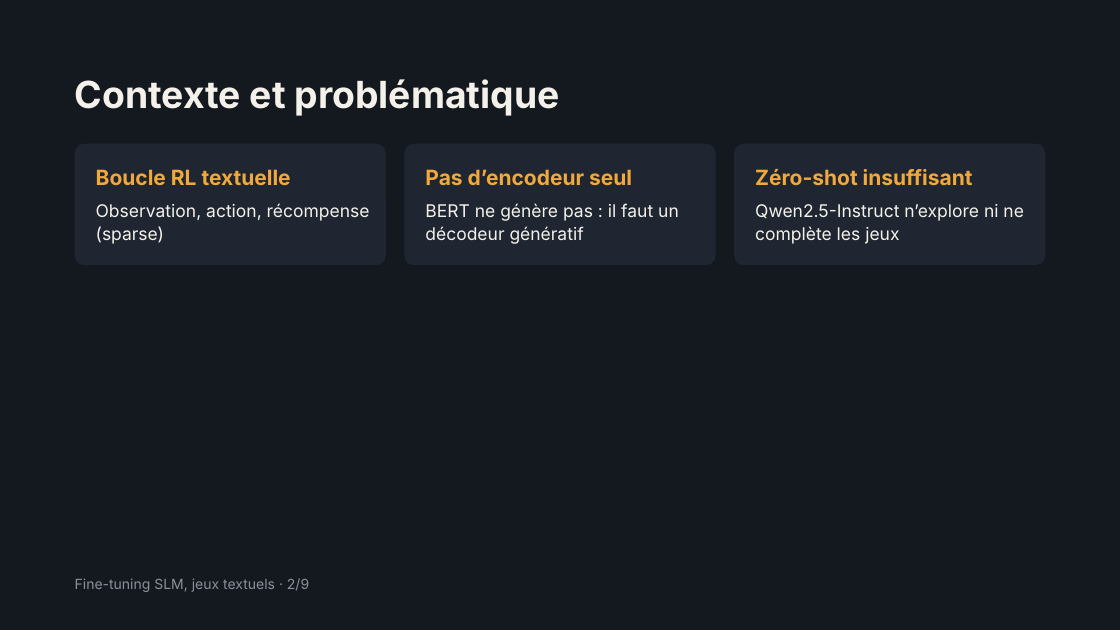
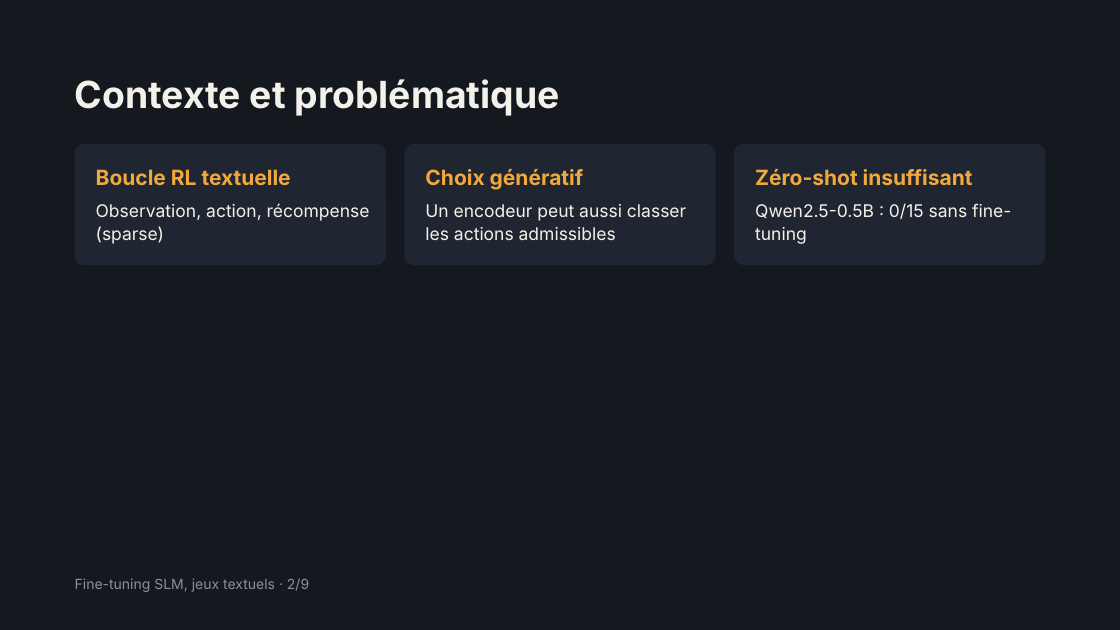
Before and after one commit to TheJollyCrabTheorist/text-game-agent-SLM, a slide deck: slide 2 of report/presentation.pptx. Drawn at 1120x630 pixels with LibreOffice and Linux fonts; fonts in the diff are those of the drawing. Boxes give left, top, right and bottom in pixels: in the first picture for what was removed or moved away, otherwise in the second. Text is boxed around its words. In the diff, an @@ line names an element or a change of style, - is before the commit and + after.

```diff
--- a/report/presentation.pptx
+++ b/report/presentation.pptx
@@ text at (425, 169, 583, 190): text changed @@
-Pas d’encodeur seul
+Choix génératif
@@ text at (425, 204, 686, 240): text changed @@
-BERT ne génère pas : il faut un décodeur génératif
+Un encodeur peut aussi classer les actions admissibles
@@ text at (755, 203, 1011, 244): text changed @@
-Qwen2.5-Instruct n’explore ni ne complète les jeux
+Qwen2.5-0.5B : 0/15 sans fine-tuning
```
Also in this commit, not shown: 7 other slides changed, 22 other files.
